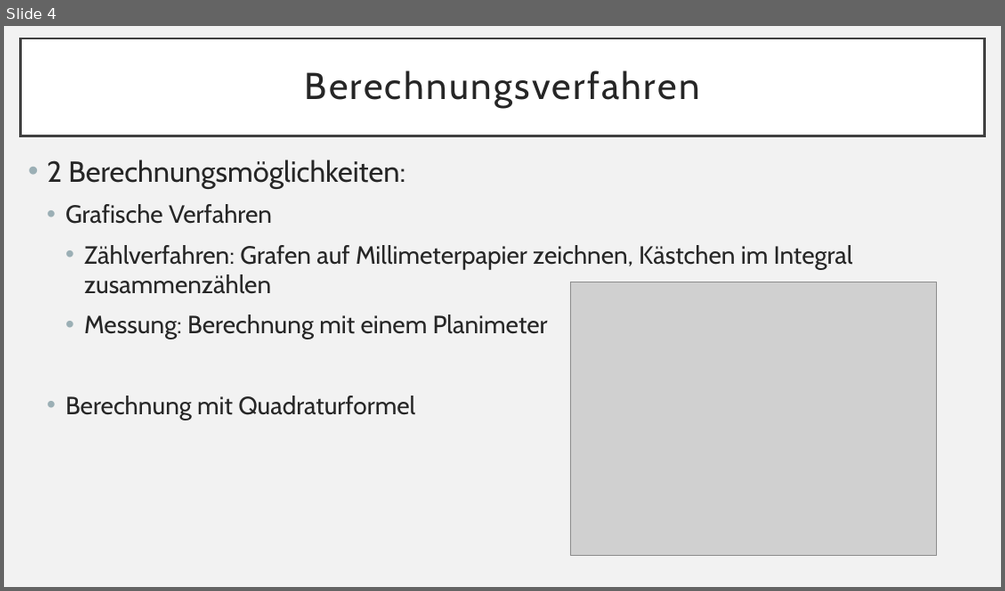
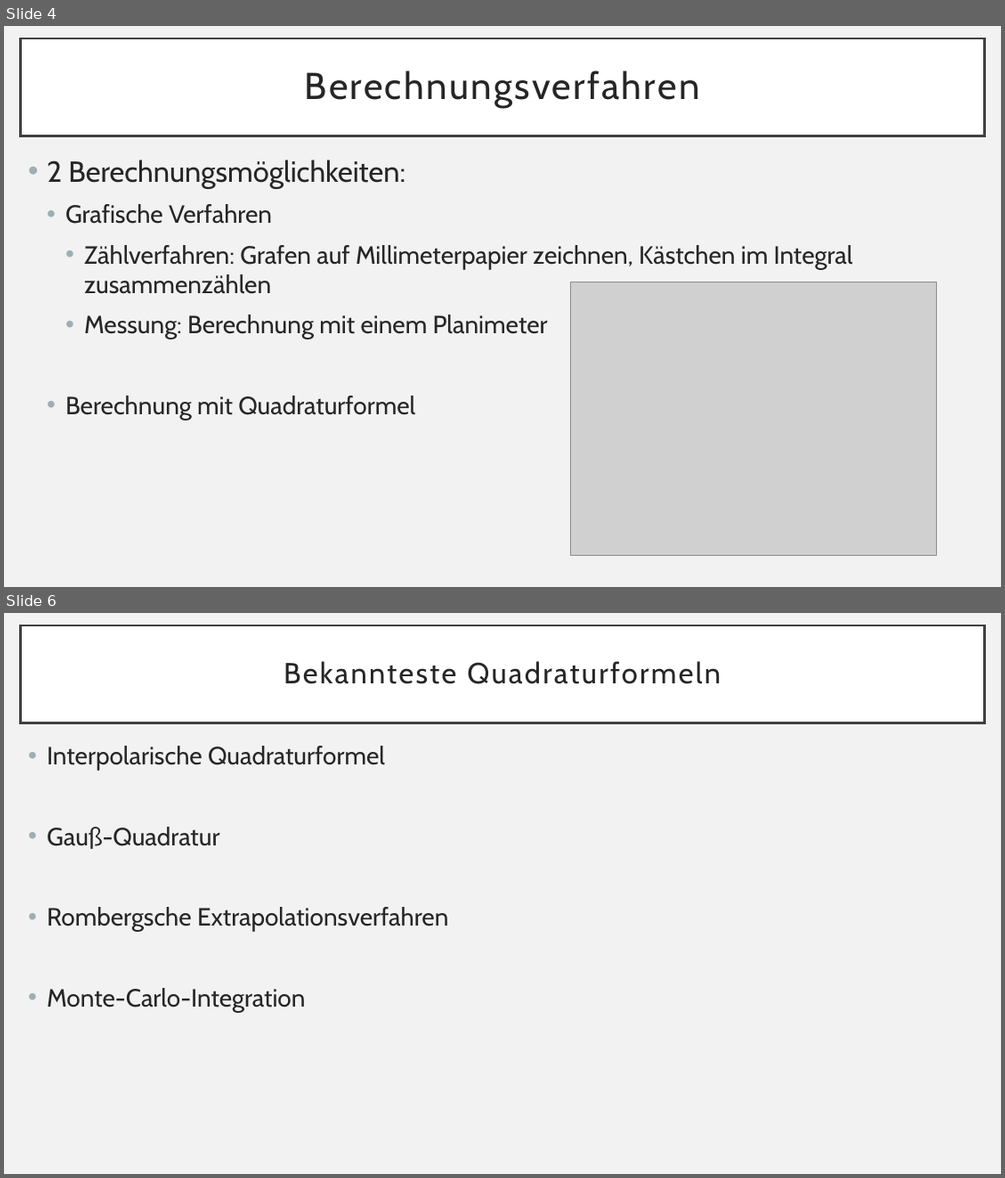
Before and after one commit to Zwilli/Numerik_und_Logik, a slide deck: Baumann/Numerische Integration.pptx. Shown one above the other, each under a label of ours: slide 4 before the commit, slides 4 and 6 after it; the slides between them are not shown. The pictures are 1005x591 and 1005x1178 pixels, drawn with LibreOffice and Linux fonts; fonts in the diff are those of the drawing; grey boxes stand for pictures. Boxes give left, top, right and bottom in pixels: in the first picture for what was removed or moved away, otherwise in the second. Text is boxed around its words. In the diff, an @@ line names an element or a change of style, - is before the commit and + after.

```diff
--- a/Baumann/Numerische Integration.pptx
+++ b/Baumann/Numerische Integration.pptx
@@ slide 6 added at (4,613,1001,1174), background #F2F2F2 @@
@@ title added at (20,625,985,723), fill #FFFFFF, outline #404040 2.5 pt, 28 pt, text #262626 @@
+Bekannteste Quadraturformeln
@@ text added at (47,746,448,1012), 24 pt, text #262626 @@
+• Interpolarische Quadraturformel
+• Gauß-Quadratur
+• Rombergsche Extrapolationsverfahren
+• Monte-Carlo-Integration
```
Also in this commit, not shown: 5 other slides added, 2 slides removed, 2 other files.
